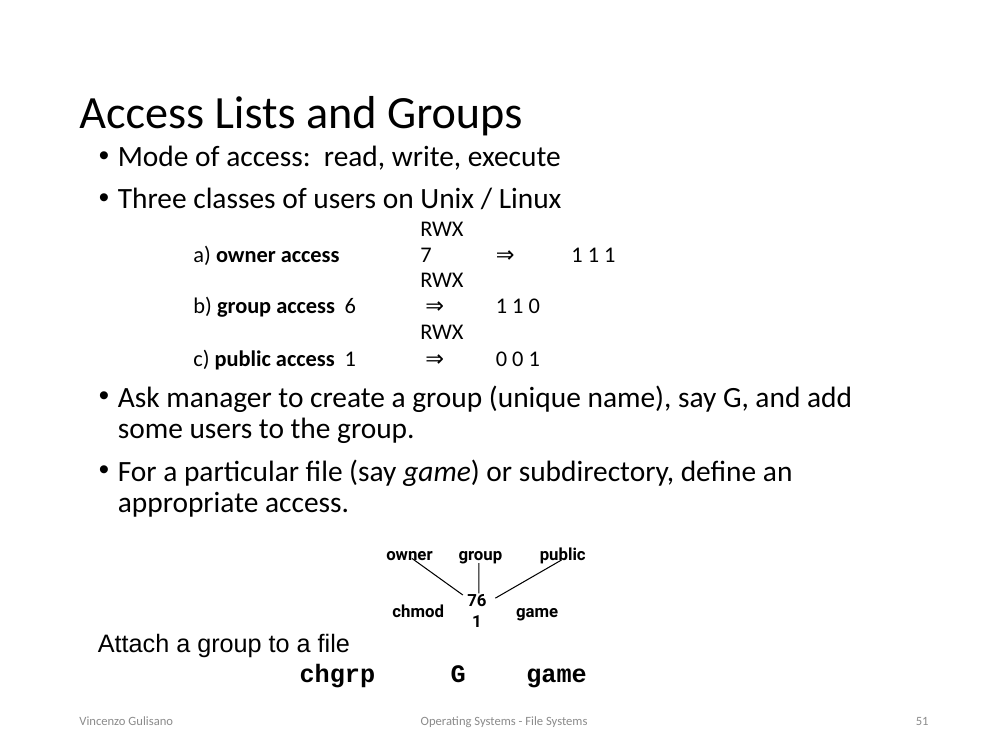
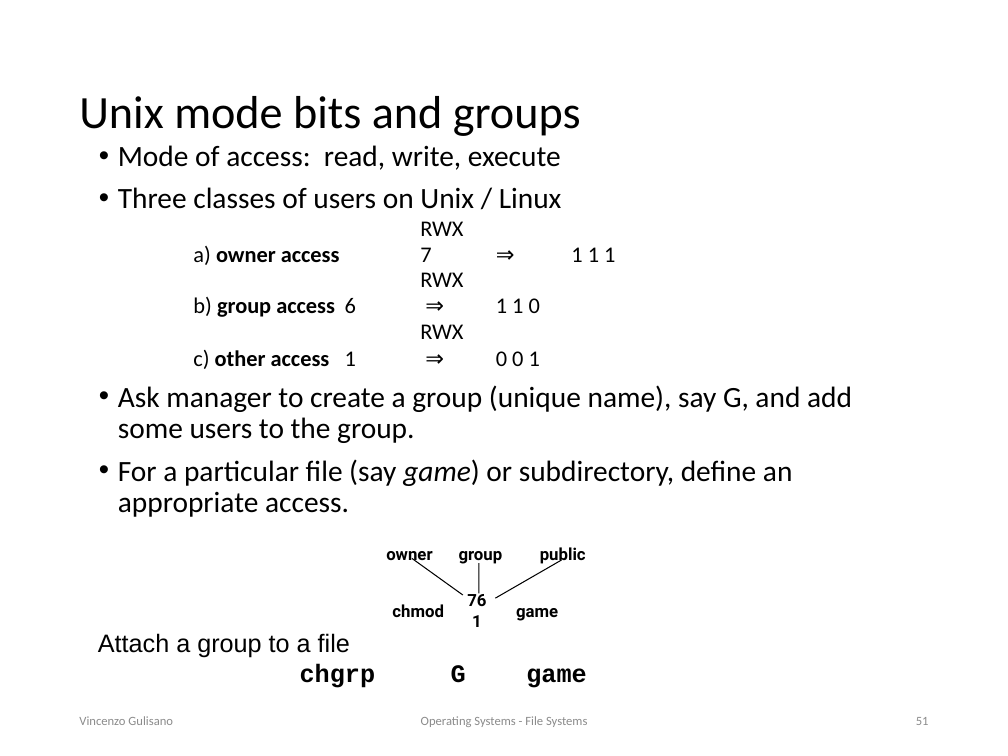
Before and after one commit to vincenzo-gulisano/os_material, a slide deck: slide 51 of file_system/file_systems.pptx. Drawn at 1008x756 pixels with LibreOffice and Linux fonts; fonts in the diff are those of the drawing. Boxes give left, top, right and bottom in pixels: in the first picture for what was removed or moved away, otherwise in the second. Text is boxed around its words. In the diff, an @@ line names an element or a change of style, - is before the commit and + after.

```diff
--- a/file_system/file_systems.pptx
+++ b/file_system/file_systems.pptx
@@ title at box(79, 96, 581, 136): text changed @@
-Access Lists and Groups
+Unix mode bits and groups
@@ text at box(193, 350, 540, 369): text changed @@
-c) public access 1 ⇒ 0 0 1
+c) other access 1 ⇒ 0 0 1
```
Also in this commit, not shown: 5 other slides changed, 1 other file.
